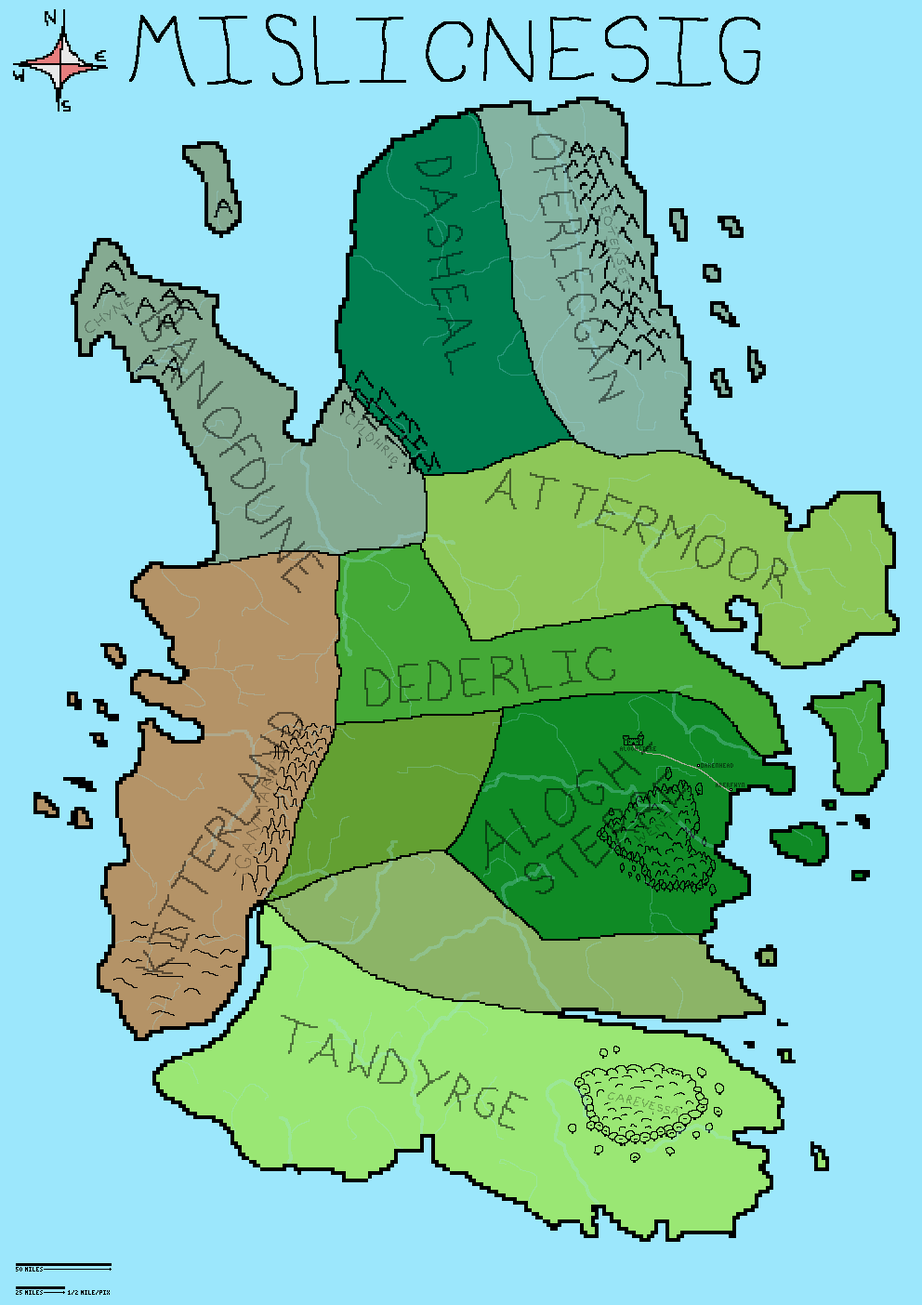
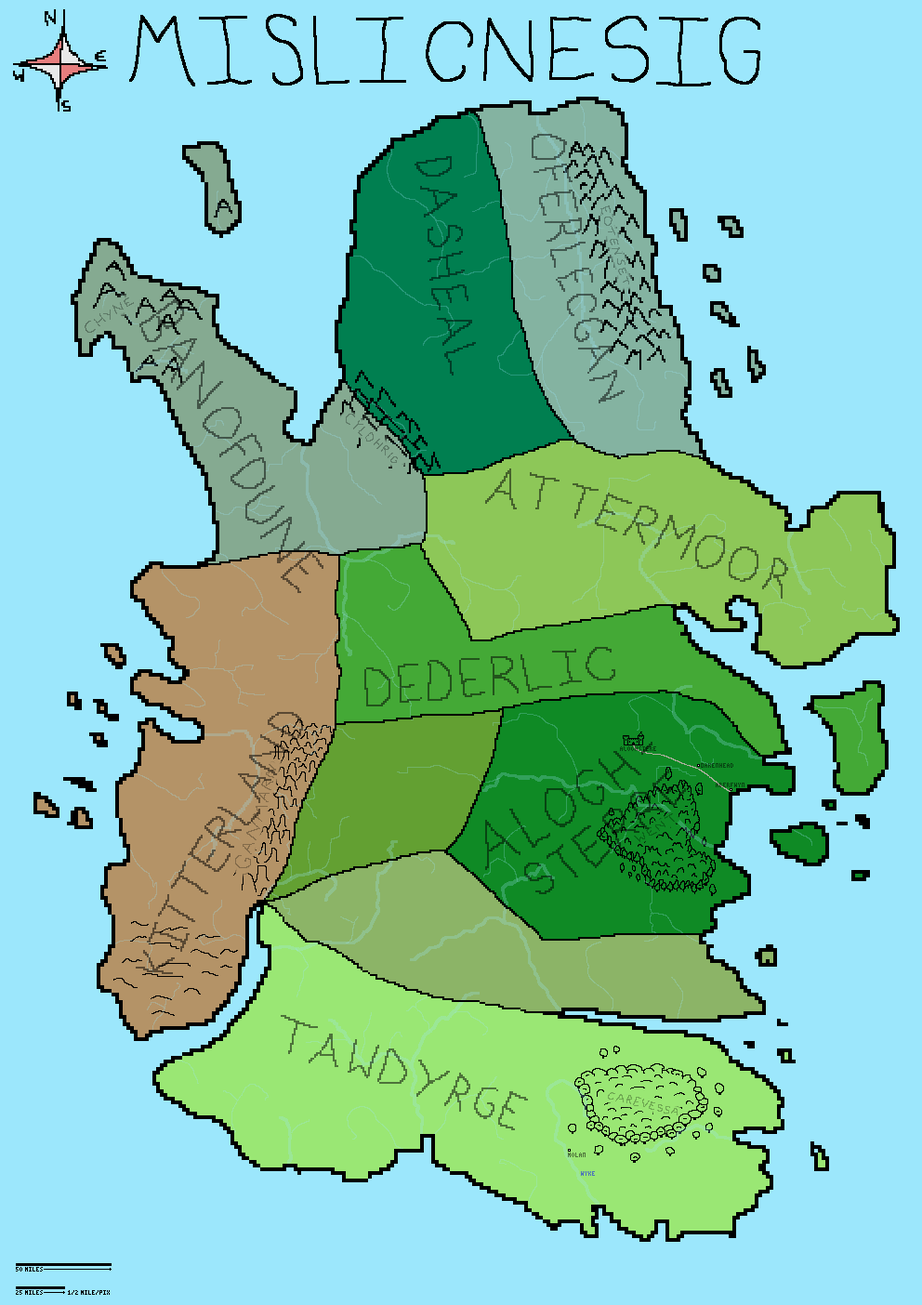
Before/after of a 922px x 1305px layered artwork. What changed in the layer stack:
painted on "Settlements" over [567, 1148, 586, 1158]
painted on "Rivers and Lakes" over [580, 1171, 595, 1176]
